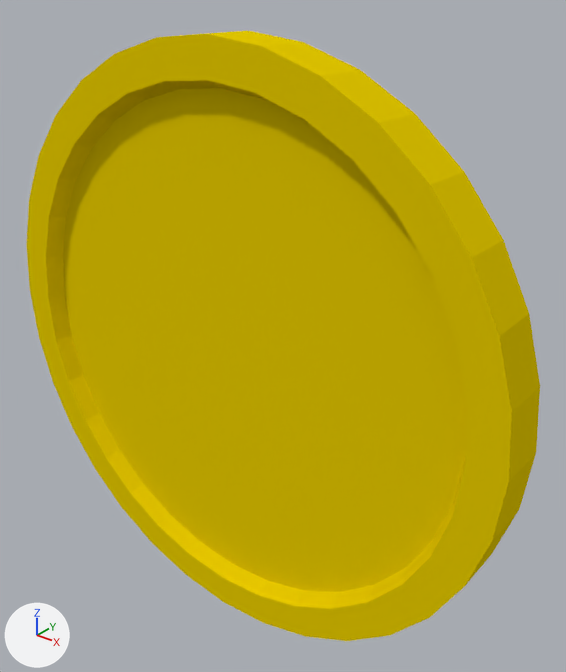
Before and after pictures for a commit that changed the Blender file tronple_run/src/assets/models/coin/coin.blend.
The view is the same before and after, from a 50 mm lens placed at (0.769, -0.835, 0.598), pointed at (0.052, 0.061, 0.042). Arrows for +X, +Y and +Z are at lower left; the lights stay in place.
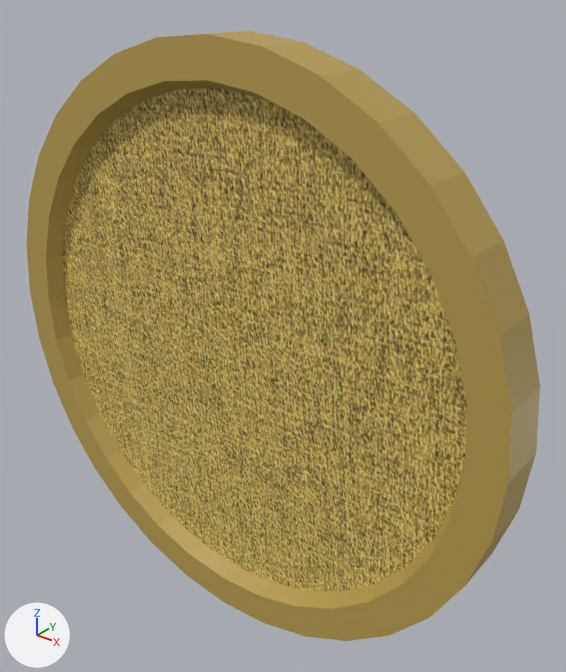
Boxes (x1, y1, x2, y2) around the edits, measured in the pictures (566 x 672 px):
'Cylinder.001', recoloured
    both: (26, 31, 540, 641)

The edits, one by one:
Picture 'coin.jpg' (img_coin_jpg) is new.
Material 'coin.jpg' (mat_coin_jpg) is new.
Its texture is img_coin_jpg.
me_cylinder_001 has 192 vertices, 162 faces and spans x -1.0..1.0, y -1.0..1.0, z -1.0..1.0.
me_cylinder_001 no longer uses material mat_material_001 (yellow #e7cb00).
me_cylinder_001 now uses material mat_coin_jpg (picture img_coin_jpg).
